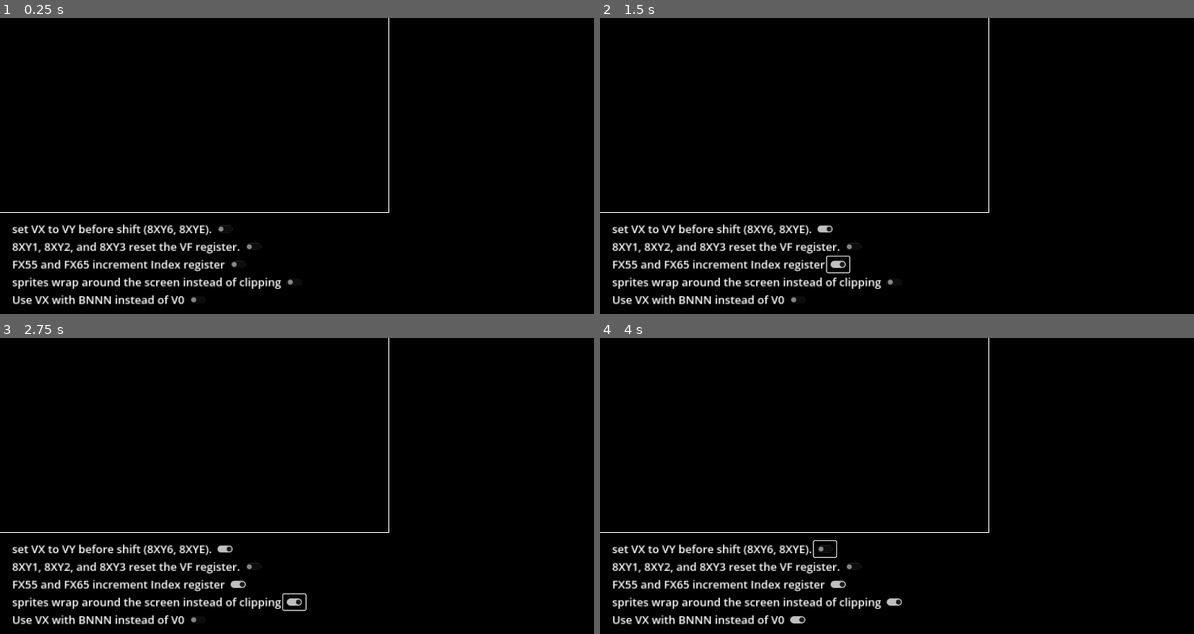
Above: before the commit, frames 1-4 (two rows, left to right).
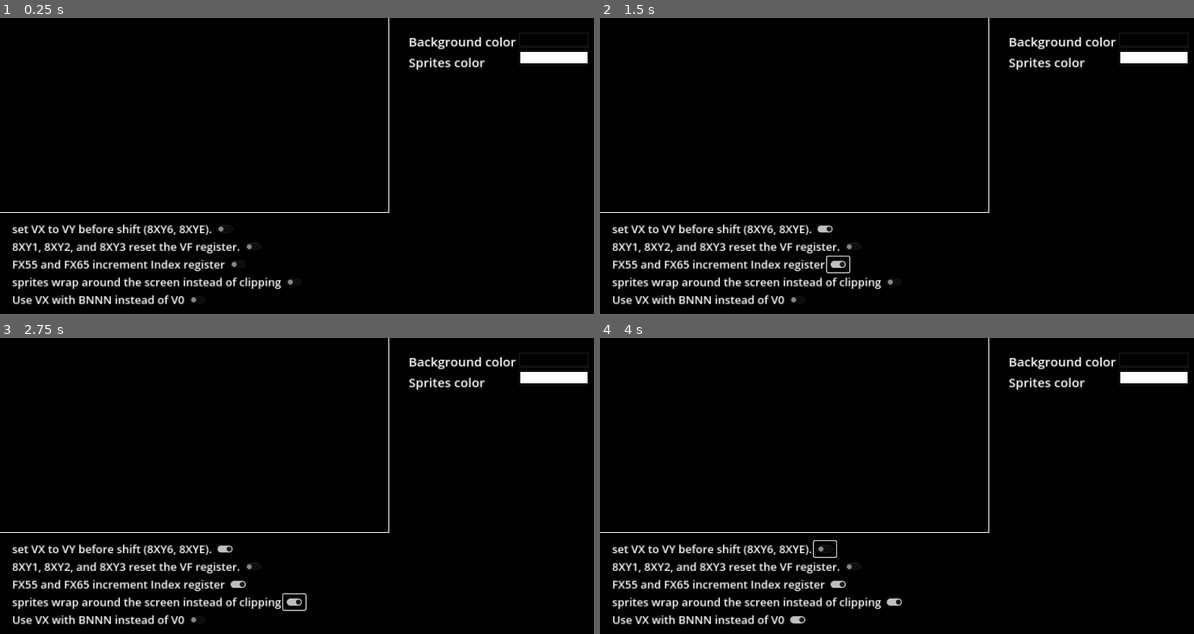
Above: after the commit, the same moments.

Repository: samir-alhindi/chip8_emulator_Godot_4
Game: Godot game, scene res://main.tscn
Two runs of this game, one before a commit and one after it. Both use one fixed random seed, a clock stepped at 60 frames per second and the inputs below. This scene is started directly instead of the project's main scene.
Inputs (mouse positions are in pixels of both pictures, inside the frame that each line leads up to):
- Up to frame 1 (0.25 s): no input
- Up to frame 2 (1.5 s): click (825, 228) at 0.5 s; click (837, 263) at 1.25 s
- Up to frame 3 (2.75 s): click (297, 601) at 2 s
- Up to frame 4 (4 s): click (796, 619) at 2.75 s; click (825, 548) at 3.5 s

The runs differ from the first frame. In frame 1, 1.0% of the frame differs, in the area x 68-99%, y 6-18%; in frame 2, 1.0%; in frame 3, 1.0%; in frame 4, 1.0%.
Error before the commit: Invalid assignment of property or key 'big_endian' with value of type 'bool' on a base object of type 'null instance'. (res://emulator.gd:136)
Error after the commit: Invalid assignment of property or key 'big_endian' with value of type 'bool' on a base object of type 'null instance'. (res://emulator.gd:164)

Commit message:
Lots of cool improvments

Diff:
--- a/emulator.gd
+++ b/emulator.gd
@@ -26,7 +26,13 @@
 var last_key_pressed: String
 
 @onready var beep: AudioStreamPlayer = %Beep
-
+@export var game_border: ColorRect
+@export var sub_viewport_container: SubViewportContainer
+@export var quirks_container: VBoxContainer
+@export var colors_container: HBoxContainer
+@export var BG_color_picker: ColorPickerButton
+@export var sprite_color_picker: ColorPickerButton
+var is_fullscreen: bool = false
 
 ## ROM to load.
 static var game_path: String
@@ -76,7 +82,6 @@
 	registers.resize(16)
 	registers.fill(0x0000)
 	screen.resize(64)
-	RenderingServer.set_default_clear_color(background_color)
 	for array: PackedByteArray in screen:
 		array.resize(32)
 		array.fill(0x0000)
@@ -89,6 +94,12 @@
 
 	var rom: PackedByteArray = open_read_and_get_ROM(game_path)
 	load_rom_into_ram(rom)
+
+	# Init graphics stuff:
+	BG_color_picker.color = background_color
+	sprite_color_picker.color = sprite_color
+	RenderingServer.set_default_clear_color(background_color)
+
 
 func _process(delta: float) -> void:
 	time_accumulator += delta
@@ -127,9 +138,26 @@
 
 func _input(event: InputEvent) -> void:
 	if event.is_action_pressed("quit"):
-		get_tree().change_scene_to_file("uid://cygcpmr1ct6el")
+		get_tree().change_scene_to_file("uid://d4d4f8y0qsofo")
 	elif event.is_action_pressed("reset"):
 		get_tree().reload_current_scene()
+	elif event.is_action_pressed("fullscreen"):
+		if not is_fullscreen:
+			is_fullscreen = true
+			var fullscreen_width: int = ProjectSettings.get("display/window/size/viewport_width")
+			var fullscreen_height: int = ProjectSettings.get("display/window/size/viewport_height")
+			var fullscreen_size := Vector2(Vector2(fullscreen_width, fullscreen_height))
+			sub_viewport_container.size = fullscreen_size
+			sub_viewport_container.stretch_shrink = 20
+			quirks_container.hide()
+			colors_container.hide()
+		elif is_fullscreen:
+			is_fullscreen = false
+			var screen_res := Vector2(768, 384)
+			sub_viewport_container.size = screen_res
+			sub_viewport_container.stretch_shrink = 12
+			quirks_container.show()
+			colors_container.show()
 
 func open_read_and_get_ROM(ROM_file_path: String) -> PackedByteArray:
 	var ROM: FileAccess = FileAccess.open(ROM_file_path, FileAccess.READ)
@@ -431,7 +459,6 @@
 				var pixel: Rect2 = Rect2(Vector2(x, y), Vector2(1, 1))
 				draw_rect(pixel, sprite_color, true)
 
-
 func _on_set_v_xto_v_yshift_pressed() -> void:
 	set_VX_to_VY_before_shift = not set_VX_to_VY_before_shift
 
@@ -446,3 +473,10 @@
 
 func _on_bnnn_pressed() -> void:
 	use_V0_in_BNNN = not use_V0_in_BNNN
+
+func _on_BG_color_picker_button_color_changed(color: Color) -> void:
+	background_color = color
+	RenderingServer.set_default_clear_color(color)
+
+func _on_sprite_color_picker_button_color_changed(color: Color) -> void:
+	sprite_color = color
--- /dev/null
+++ b/file_dialog.gd
@@ -0,0 +1,8 @@
+extends FileDialog
+
+func _on_file_selected(path: String) -> void:
+	Emulator.game_path = path
+	get_tree().change_scene_to_file("uid://d531712tl7rh")
+
+func _on_canceled() -> void:
+	get_tree().quit()
--- /dev/null
+++ b/file_dialog.tscn
@@ -0,0 +1,17 @@
+[gd_scene load_steps=2 format=3 uid="uid://d4d4f8y0qsofo"]
+
+[ext_resource type="Script" path="res://file_dialog.gd" id="1_02lv0"]
+
+[node name="FileDialog" type="FileDialog"]
+title = "Choose a ROM"
+initial_position = 1
+size = Vector2i(900, 500)
+visible = true
+ok_button_text = "Open"
+file_mode = 0
+access = 2
+filters = PackedStringArray("*.c8", "*.ch8")
+script = ExtResource("1_02lv0")
+
+[connection signal="canceled" from="." to="." method="_on_canceled"]
+[connection signal="file_selected" from="." to="." method="_on_file_selected"]
--- a/main.tscn
+++ b/main.tscn
@@ -6,6 +6,20 @@
 Label/font_sizes/font_size = 22
 
 [node name="Main" type="Node2D"]
+
+[node name="Background" type="ColorRect" parent="."]
+anchors_preset = 15
+anchor_right = 1.0
+anchor_bottom = 1.0
+offset_right = 1298.0
+offset_bottom = 668.0
+grow_horizontal = 2
+grow_vertical = 2
+color = Color(0, 0, 0, 1)
+
+[node name="GameBorder" type="ColorRect" parent="."]
+offset_right = 770.0
+offset_bottom = 386.0
 
 [node name="CanvasLayer" type="CanvasLayer" parent="."]
 
@@ -26,8 +40,14 @@
 size = Vector2i(64, 32)
 render_target_update_mode = 4
 
-[node name="Emulator" parent="CanvasLayer/SubViewportContainer/SubViewport" instance=ExtResource("1_58a2i")]
+[node name="Emulator" parent="CanvasLayer/SubViewportContainer/SubViewport" node_paths=PackedStringArray("game_border", "sub_viewport_container", "quirks_container", "colors_container", "BG_color_picker", "sprite_color_picker") instance=ExtResource("1_58a2i")]
 texture_filter = 1
+game_border = NodePath("../../../../GameBorder")
+sub_viewport_container = NodePath("../..")
+quirks_container = NodePath("../../../QuirksContainer")
+colors_container = NodePath("../../../ColorContainer")
+BG_color_picker = NodePath("../../../ColorContainer/Right/BGColorPickerButton")
+sprite_color_picker = NodePath("../../../ColorContainer/Right/SpriteColorPickerButton")
 
 [node name="QuirksContainer" type="VBoxContainer" parent="CanvasLayer"]
 anchors_preset = -1
@@ -96,12 +116,45 @@
 [node name="HBoxContainer6" type="HBoxContainer" parent="CanvasLayer/QuirksContainer"]
 layout_mode = 2
 
-[node name="GameBorder" type="ColorRect" parent="."]
-offset_right = 770.0
-offset_bottom = 386.0
+[node name="ColorContainer" type="HBoxContainer" parent="CanvasLayer"]
+anchors_preset = 1
+anchor_left = 1.0
+anchor_right = 1.0
+offset_left = -472.0
+offset_top = 28.0
+offset_right = 183.0
+offset_bottom = 372.0
+grow_horizontal = 0
+
+[node name="Left" type="VBoxContainer" parent="CanvasLayer/ColorContainer"]
+layout_mode = 2
+
+[node name="Label" type="Label" parent="CanvasLayer/ColorContainer/Left"]
+layout_mode = 2
+theme_override_font_sizes/font_size = 25
+text = "Background color"
+
+[node name="Label2" type="Label" parent="CanvasLayer/ColorContainer/Left"]
+layout_mode = 2
+theme_override_font_sizes/font_size = 25
+text = "Sprites color"
+
+[node name="Right" type="VBoxContainer" parent="CanvasLayer/ColorContainer"]
+layout_mode = 2
+
+[node name="BGColorPickerButton" type="ColorPickerButton" parent="CanvasLayer/ColorContainer/Right"]
+layout_mode = 2
+text = "background here"
+
+[node name="SpriteColorPickerButton" type="ColorPickerButton" parent="CanvasLayer/ColorContainer/Right"]
+layout_mode = 2
+text = "background here"
+color = Color(1, 1, 1, 1)
 
 [connection signal="pressed" from="CanvasLayer/QuirksContainer/HBoxContainer/SetVXtoVYshift" to="CanvasLayer/SubViewportContainer/SubViewport/Emulator" method="_on_set_v_xto_v_yshift_pressed"]
 [connection signal="pressed" from="CanvasLayer/QuirksContainer/HBoxContainer2/ResetVF" to="CanvasLayer/SubViewportContainer/SubViewport/Emulator" method="_on_reset_vf_pressed"]
 [connection signal="pressed" from="CanvasLayer/QuirksContainer/HBoxContainer3/IncrementI" to="CanvasLayer/SubViewportContainer/SubViewport/Emulator" method="_on_increment_i_pressed"]
 [connection signal="pressed" from="CanvasLayer/QuirksContainer/HBoxContainer4/SpriteWrapping" to="CanvasLayer/SubViewportContainer/SubViewport/Emulator" method="_on_sprite_wrapping_pressed"]
 [connection signal="pressed" from="CanvasLayer/QuirksContainer/HBoxContainer5/BNNN" to="CanvasLayer/SubViewportContainer/SubViewport/Emulator" method="_on_bnnn_pressed"]
+[connection signal="color_changed" from="CanvasLayer/ColorContainer/Right/BGColorPickerButton" to="CanvasLayer/SubViewportContainer/SubViewport/Emulator" method="_on_BG_color_picker_button_color_changed"]
+[connection signal="color_changed" from="CanvasLayer/ColorContainer/Right/SpriteColorPickerButton" to="CanvasLayer/SubViewportContainer/SubViewport/Emulator" method="_on_sprite_color_picker_button_color_changed"]
--- a/project.godot
+++ b/project.godot
@@ -11,7 +11,7 @@
 [application]
 
 config/name="chip8"
-run/main_scene="res://title_screen.tscn"
+run/main_scene="res://file_dialog.tscn"
 config/features=PackedStringArray("4.3", "GL Compatibility")
 config/icon="res://icon.svg"
 
@@ -115,6 +115,11 @@
 "events": [Object(InputEventKey,"resource_local_to_scene":false,"resource_name":"","device":-1,"window_id":0,"alt_press …(195 unchanged characters)…
 ]
 }
+fullscreen={
+"deadzone": 0.5,
+"events": [Object(InputEventKey,"resource_local_to_scene":false,"resource_name":"","device":-1,"window_id":0,"alt_pressed":false,"shift_pressed":false,"ctrl_pressed":false,"meta_pressed":false,"pressed":false,"keycode":0,"physical_keycode":4194336,"key_label":0,"unicode":0,"location":0,"echo":false,"script":null)
+]
+}
 
 [rendering]
 
